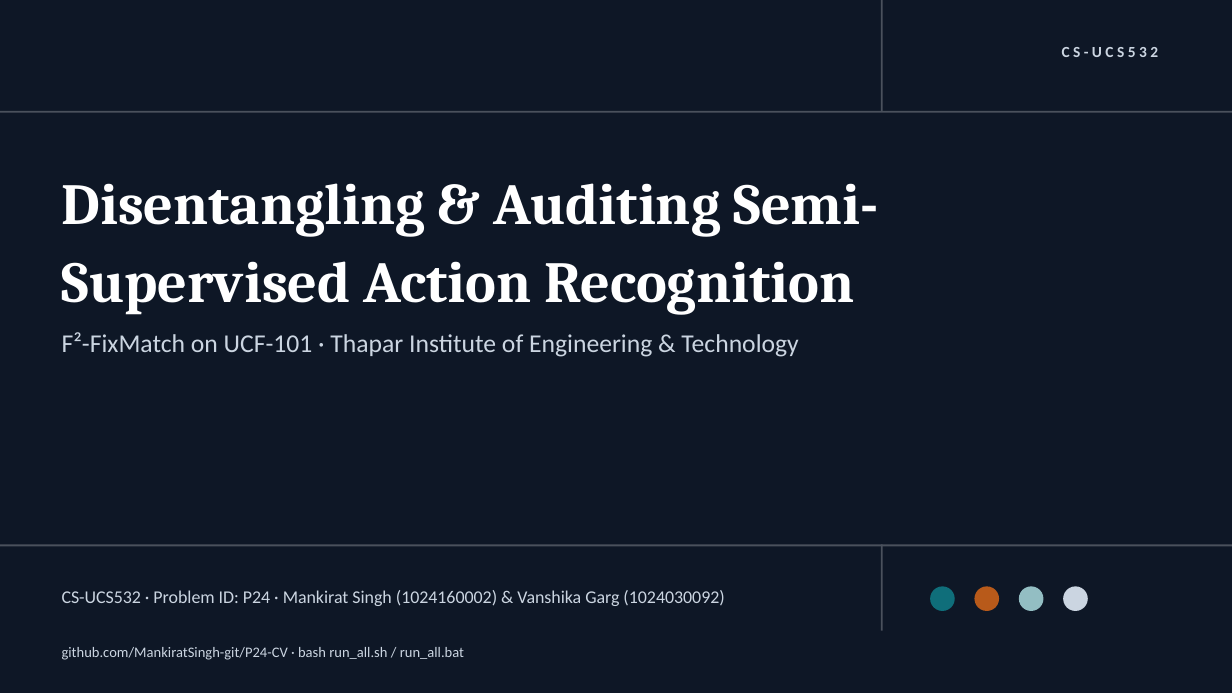
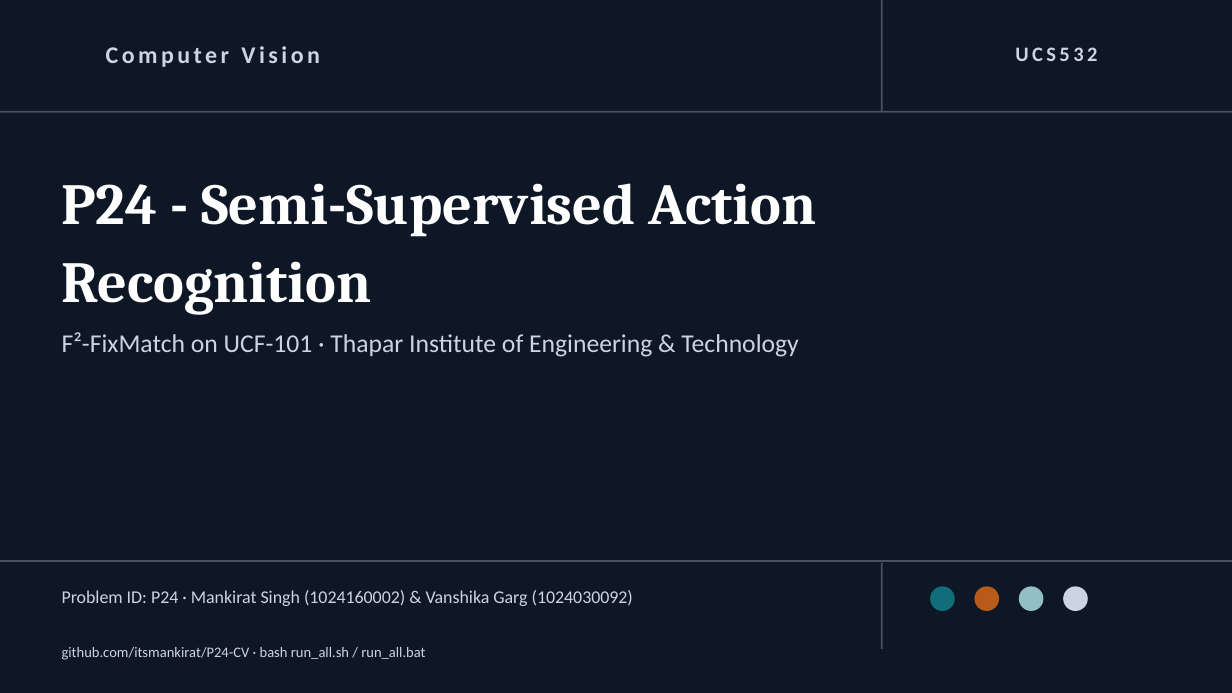
Before and after one commit to MankiratSingh-git/P24-CV, a slide deck: slide 1 of docs/ppt.pptx. Drawn at 1232x693 pixels with LibreOffice and Linux fonts; fonts in the diff are those of the drawing. Boxes give left, top, right and bottom in pixels: in the first picture for what was removed or moved away, otherwise in the second. Text is boxed around its words. In the diff, an @@ line names an element or a change of style, - is before the commit and + after.

```diff
--- a/docs/ppt.pptx
+++ b/docs/ppt.pptx
@@ text added at bbox=[106, 46, 320, 67], 14 pt, text #CBD5E1, bold @@
+Computer Vision
@@ text at bbox=[1015, 47, 1097, 61]: text changed; size 9 to 12 pt @@
-CS-UCS532
+UCS532
@@ text at bbox=[62, 183, 816, 315]: text changed @@
-Disentangling & Auditing Semi-Supervised Action Recognition
+P24 - Semi-Supervised Action Recognition
@@ rectangle: place and size @@
-rectangle at bbox=[0, 545, 1232, 546]
+rectangle at bbox=[0, 561, 1232, 562]
@@ rectangle: place and size @@
-rectangle at bbox=[881, 545, 882, 631]
+rectangle at bbox=[881, 563, 882, 649]
@@ text at bbox=[62, 590, 633, 606]: text changed @@
-CS-UCS532 · Problem ID: P24 · Mankirat Singh (1024160002) & Vanshika Garg (1024030092)
+Problem ID: P24 · Mankirat Singh (1024160002) & Vanshika Garg (1024030092)
@@ text at bbox=[62, 647, 425, 660]: text changed @@
-github.com/MankiratSingh-git/P24-CV · bash run_all.sh / run_all.bat
+github.com/itsmankirat/P24-CV · bash run_all.sh / run_all.bat
```
Also in this commit, not shown: 5 other slides changed, 2 other files.
